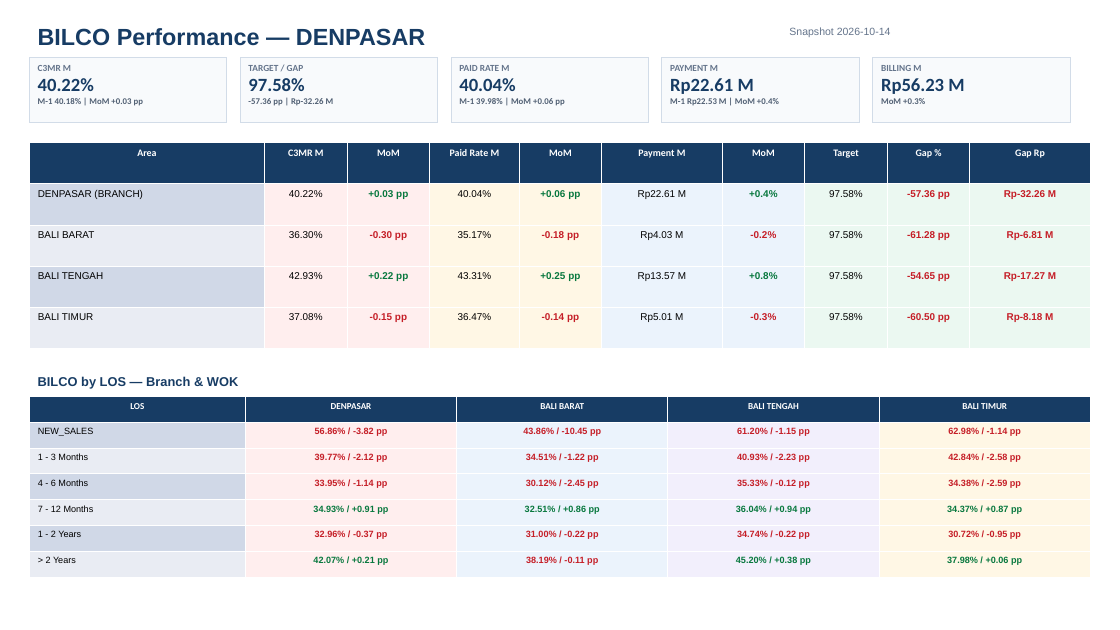
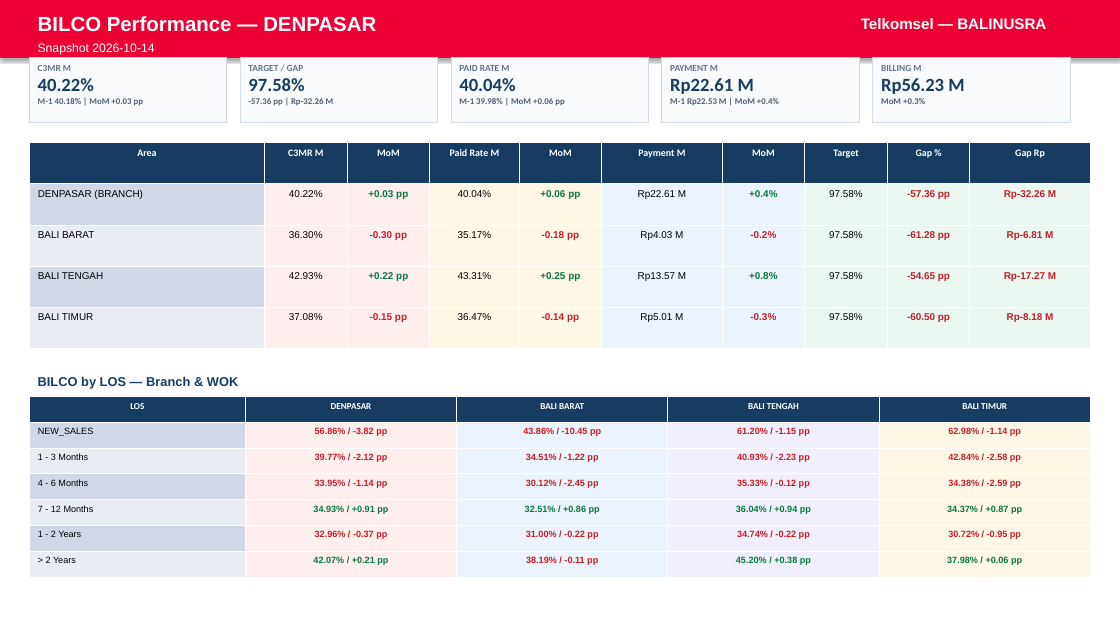
Before and after one commit to linktreehhbalnus-eng/wow_balnus, a slide deck: slide 11 of beta_12wok/reports/BRANCH_DENPASAR_PERFORMANCE_SUMMARY_20261014_INARA.pptx. Drawn at 1120x630 pixels with LibreOffice and Linux fonts; fonts in the diff are those of the drawing. Boxes give left, top, right and bottom in pixels: in the first picture for what was removed or moved away, otherwise in the second. Text is boxed around its words. In the diff, an @@ line names an element or a change of style, - is before the commit and + after.

```diff
--- a/beta_12wok/reports/BRANCH_DENPASAR_PERFORMANCE_SUMMARY_20261014_INARA.pptx
+++ b/beta_12wok/reports/BRANCH_DENPASAR_PERFORMANCE_SUMMARY_20261014_INARA.pptx
@@ rectangle added at (0, 0, 1120, 57), fill #ED0033, outline #ED0033 0.75 pt @@
@@ text "BILCO Performance — DENPASAR": place and size @@
-text "BILCO Performance — DENPASAR" at (38, 28, 425, 46)
+text "BILCO Performance — DENPASAR" at (38, 16, 376, 32)
@@ text "BILCO Performance — DENPASAR" at (38, 16, 376, 32): size 20 to 17.5 pt, text colour #173C64 to #FFFFFF @@
@@ text added at (861, 18, 1046, 29), 13 pt, text #FFFFFF, bold @@
+Telkomsel — BALINUSRA
@@ text "Snapshot 2026-10-14": place and size @@
-text "Snapshot 2026-10-14" at (789, 27, 891, 37)
+text "Snapshot 2026-10-14" at (38, 43, 154, 55)
@@ text "Snapshot 2026-10-14" at (38, 43, 154, 55): size 9 to 10.5 pt, text colour #64748B to #FFFFFF @@
```
Also in this commit, not shown: 1 other slide changed, 13 other files.
